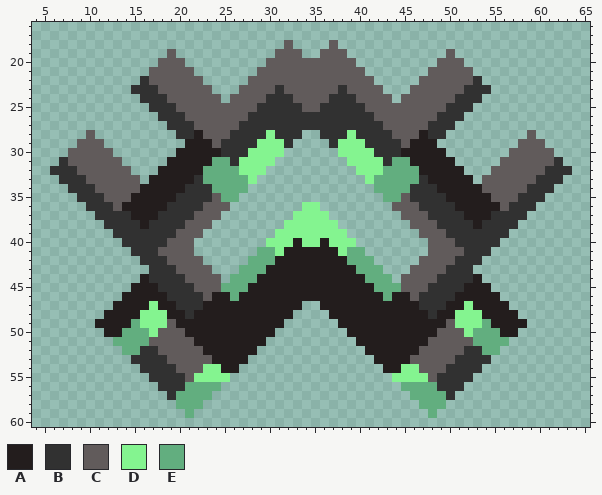
Sprite sheet -- sprites/units/serpulo-mech-unit-a-1.png. The picture above is the old version.
The file is 70x70 pixels. Shown: x 4..65, y 16..60.
Palette (. is transparent): A #231d1d  B #313131  C #615b5b  D #84f490  E #62ae7f
Pixels before, first column x 6:
18 ..........................C....C..........................
19 .............C...........CCC..CCC...........C.............
20 ............CCC.........CCCCCCCCCC.........CCC............
21 ...........CCCCC.......CCCCCCCCCCCC.......CCCCC...........
22 ..........BCCCCCC.....CCCCCCCCCCCCCC.....CCCCCCB..........
23 .........BBBCCCCCC...CCCCBCCCCCCBCCCC...CCCCCCBBB.........
24 ..........BBBCCCCCC.CCCCBBBCCCCBBBCCCC.CCCCCCBBB..........
25 ...........BBBCCCCCCCCCBBBBBCCBBBBBCCCCCCCCCBBB...........
26 ............BBBCCCCCCCBBBBBBBBBBBBBBCCCCCCCBBB............
27 .............BBBCCCCCBBBBBBBBBBBBBBBBCCCCCBBB.............
28 ....C.........BBACCCBBBBDBBB..BBBDBBBBCCCABB.........C....
29 ...CCC.........AAACBBBBDDDB....BDDDBBBBCAAA.........CCC...
30 ..CCCCC.......AAAAABBBDDDD......DDDDBBBAAAAA.......CCCCC..
31 .BCCCCCC.....AAAAAEEBDDDD........DDDDBEEAAAAA.....CCCCCCB.
32 BBBCCCCCC...AAAAAEEEEDDD..........DDDEEEEAAAAA...CCCCCCBBB
33 .BBBCCCCCC.AAAAABEEEEED............DEEEEEBAAAAA.CCCCCCBBB.
34 ..BBBCCCCCAAAAABBBEEEE..............EEEEBBBAAAAACCCCCBBB..
35 ...BBBCCCAAAAABBBBCEE................EECBBBBAAAAACCCBBB...
36 ....BBBCAAAAABBBBCCC........DD........CCCBBBBAAAAACBBB....
37 .....BBBBAAABBBBCCC........DDDD........CCCBBBBAAABBBB.....
38 ......BBBBABBBBCCC........DDDDDD........CCCBBBBABBBB......
39 .......BBBBBBBCCC........DDDDDDDD........CCCBBBBBBB.......
40 ........BBBBBCCC........DDDADDADDD........CCCBBBBB........
41 .........BBBCCCC.......EEDAAAAAADEE.......CCCCBBB.........
42 ..........BBBCCCC.....EEEAAAAAAAAEEE.....CCCCBBB..........
43 ...........BBBCCCC...EEEAAAAAAAAAAEEE...CCCCBBB...........
44 ..........ABBBBCCCC.EEEAAAAAAAAAAAAEEE.CCCCBBBBA..........
45 .........AAABBBBCCCEEEAAAAAAAAAAAAAAEEECCCBBBBAAA.........
46 ........AAAAABBBBCAAEAAAAAAAAAAAAAAAAEAACBBBBAAAAA........
47 .......AAAADAABBBAAAAAAAAAAA..AAAAAAAAAAABBBAADAAAA.......
48 ......AAAADDDAABAAAAAAAAAAA....AAAAAAAAAAABAADDDAAAA......
49 .....AAAAEDDDCAAAAAAAAAAAA......AAAAAAAAAAAACDDDEAAAA.....
50 ......AAEEEDCCCAAAAAAAAAA........AAAAAAAAAACCCDEEEAA......
51 .......EEEECCCCCAAAAAAAA..........AAAAAAAACCCCCEEEE.......
52 ........EEBBCCCCCAAAAAA............AAAAAACCCCCBBEE........
53 .........BBBBCCCCCAAAA..............AAAACCCCCBBBB.........
54 ..........BBBBCCCDDAA................AADDCCCBBBB..........
55 ...........BBBBCDDDD..................DDDDCBBBB...........
56 ............BBBEEEE....................EEEEBBB............
57 .............BEEEE......................EEEEB.............
58 ..............EEE........................EEE..............
59 ...............E..........................E...............
Now the later version:
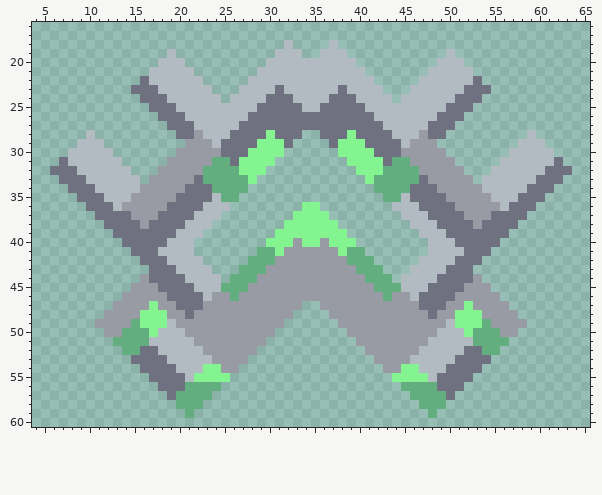
The exact change:
colour A: #231d1d -> #989ba3
colour B: #313131 -> #6f7180
colour C: #615b5b -> #b2bbc2
Changed places in both pictures, as pixel boxes (x1, y1, x2, y2):
changed: (50, 40, 572, 400)
